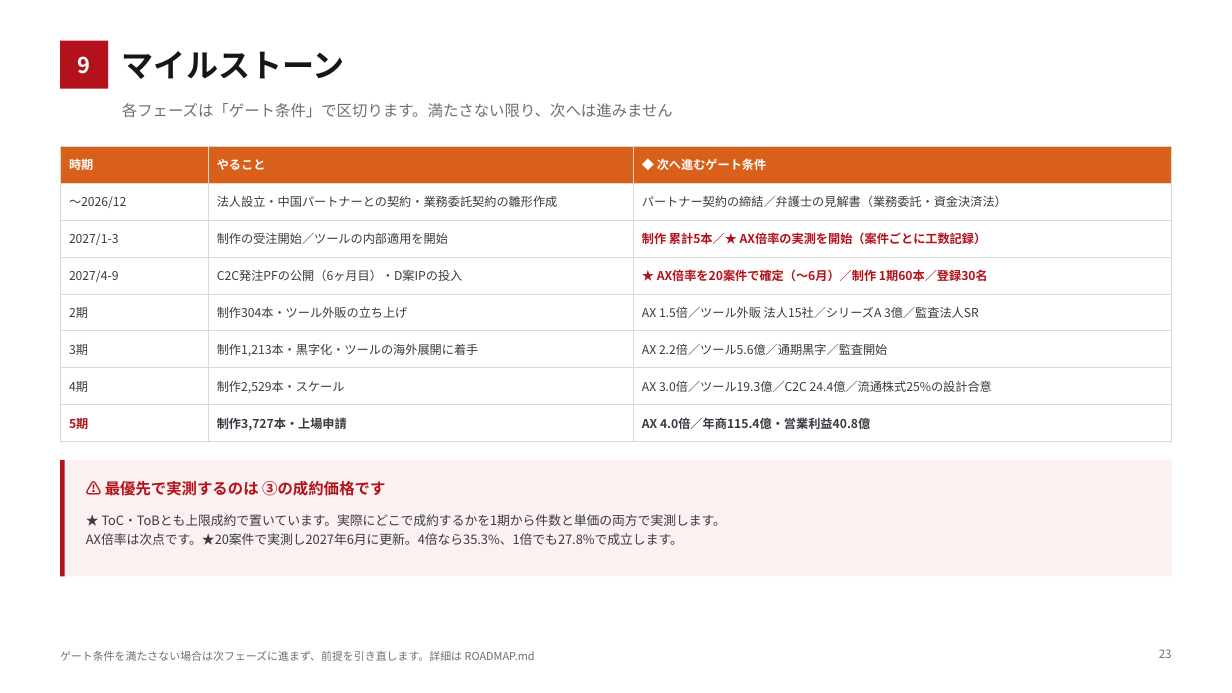
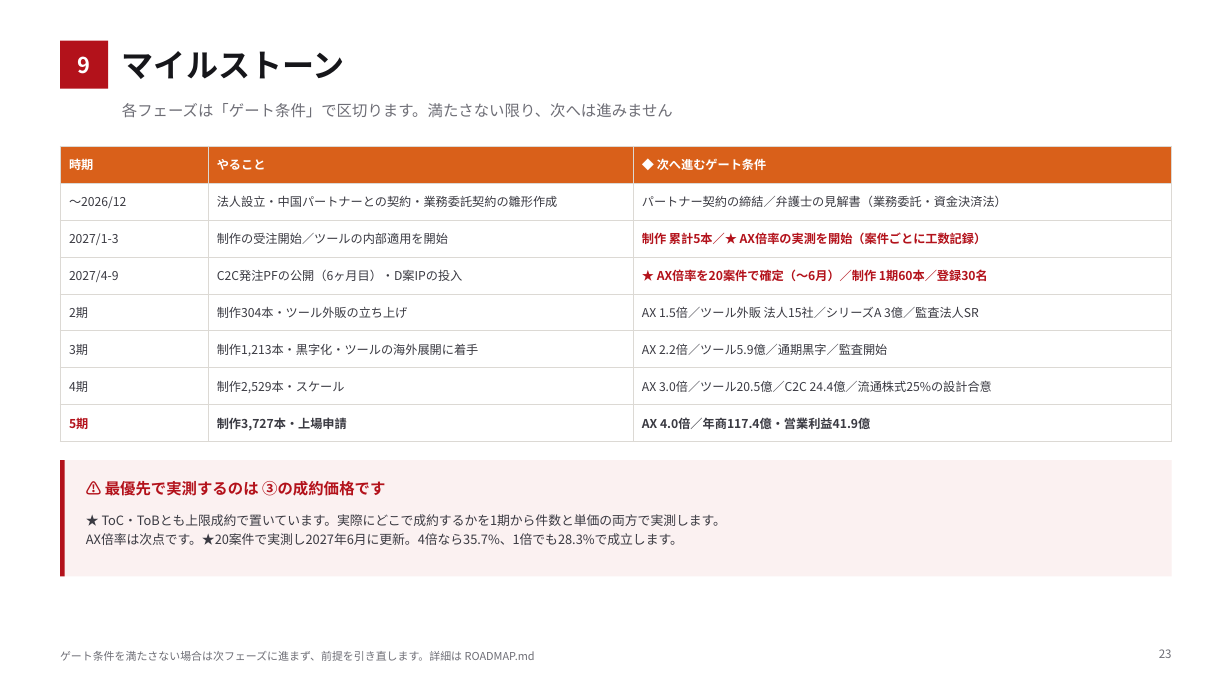
Before and after one commit to bpn333333/test, a slide deck: slide 24 of 投資家向け企画書 Ver0.8.pptx. Drawn at 1232x693 pixels with LibreOffice and Linux fonts; fonts in the diff are those of the drawing. Boxes give left, top, right and bottom in pixels: in the first picture for what was removed or moved away, otherwise in the second. Text is boxed around its words. In the diff, an @@ line names an element or a change of style, - is before the commit and + after.

```diff
--- a/投資家向け企画書 Ver0.8.pptx
+++ b/投資家向け企画書 Ver0.8.pptx
@@ table at box(60, 146, 1172, 435) @@
-row 6, column 3: AX 2.2倍／ツール5.6億／通期黒字／監査開始
+row 6, column 3: AX 2.2倍／ツール5.9億／通期黒字／監査開始
-row 7, column 3: AX 3.0倍／ツール19.3億／C2C 24.4億／流通株式25%の設計合意
+row 7, column 3: AX 3.0倍／ツール20.5億／C2C 24.4億／流通株式25%の設計合意
-row 8, column 3: AX 4.0倍／年商115.4億・営業利益40.8億
+row 8, column 3: AX 4.0倍／年商117.4億・営業利益41.9億
@@ text at box(86, 533, 683, 545): text changed @@
-AX倍率は次点です。★20案件で実測し2027年6月に更新。4倍なら35.3%、1倍でも27.8%で成立します。
+AX倍率は次点です。★20案件で実測し2027年6月に更新。4倍なら35.7%、1倍でも28.3%で成立します。
```
Also in this commit, not shown: 10 other slides changed, 10 other files.
